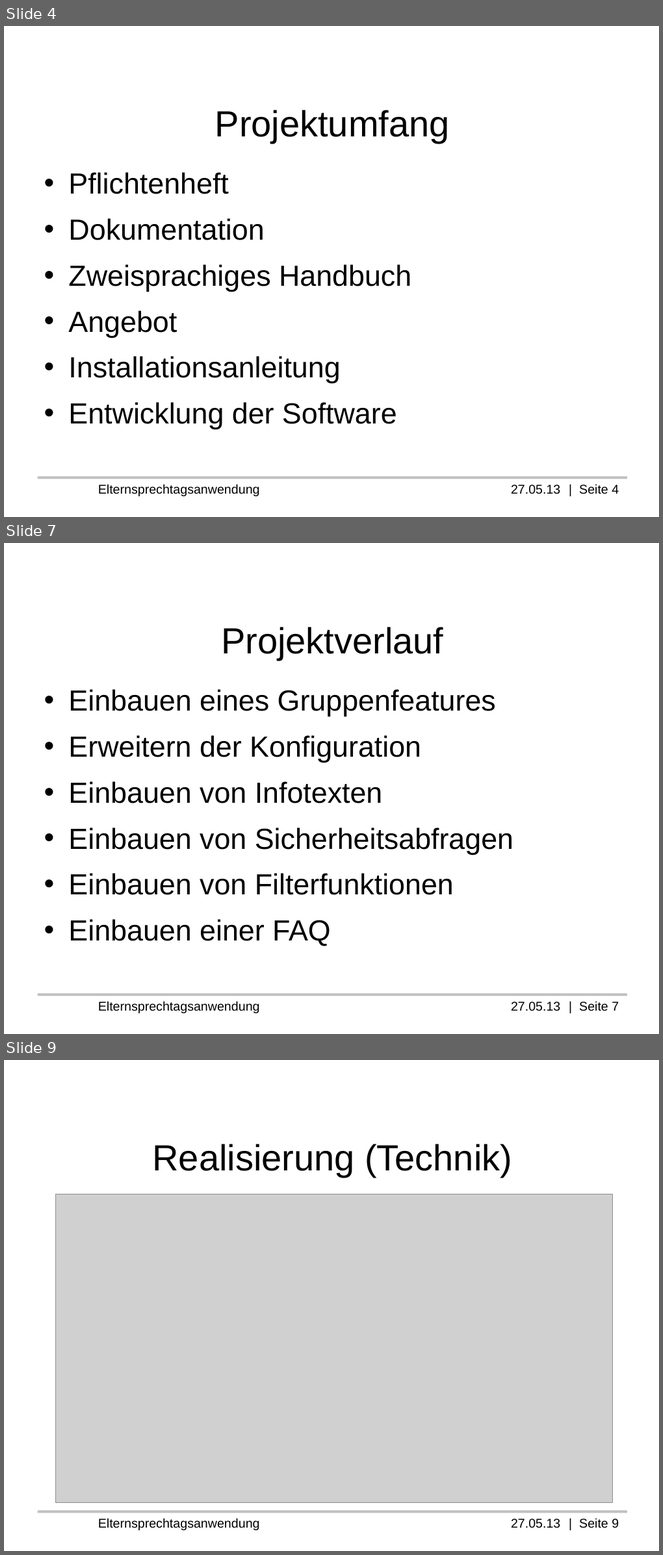
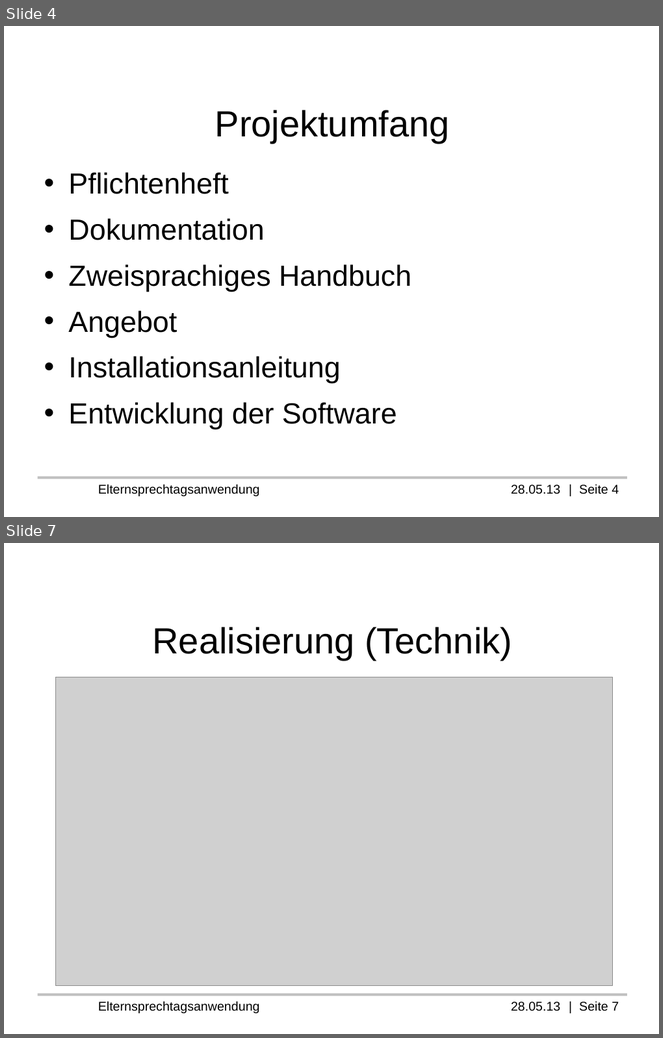
Before and after one commit to Professi/esta, a slide deck: docs/Praesentation/Elternsprechtagsanwendung(ESTA).odp. Shown one above the other, each under a label of ours: slides 4, 7 and 9 before the commit, slides 4 and 7 after it; the slides between them are not shown. The pictures are 663x1555 and 663x1038 pixels, drawn with LibreOffice and Linux fonts; fonts in the diff are those of the drawing; grey boxes stand for pictures; background and template pictures are left out. Boxes give left, top, right and bottom in pixels: in the first picture for what was removed or moved away, otherwise in the second. Text is boxed around its words. In the diff, an @@ line names an element or a change of style, - is before the commit and + after.

```diff
--- a/docs/Praesentation/Elternsprechtagsanwendung(ESTA).odp
+++ b/docs/Praesentation/Elternsprechtagsanwendung(ESTA).odp
@@ slide 7 removed at [4, 543, 659, 1034], background #FFFFFF; not listed: 2 template elements that a slide beside it also shows @@
@@ title removed at [221, 627, 443, 660] @@
-Projektverlauf
@@ text removed at [68, 689, 514, 947] @@
-• Einbauen eines Gruppenfeatures
-• Erweitern der Konfiguration
-• Einbauen von Infotexten
-• Einbauen von Sicherheitsabfragen
-• Einbauen von Filterfunktionen
-• Einbauen einer FAQ
@@ text at [98, 484, 619, 497]: text changed @@
-Elternsprechtagsanwendung 27.05.13 | Seite 4
+Elternsprechtagsanwendung 28.05.13 | Seite 4
@@ what was slide 9 is now slide 7 @@
@@ text at [98, 1001, 619, 1014]: text changed @@
-Elternsprechtagsanwendung 27.05.13 | Seite 9
+Elternsprechtagsanwendung 28.05.13 | Seite 7
```
Also in this commit, not shown: 5 slides changed, 1 other slide removed, 8 other files.
